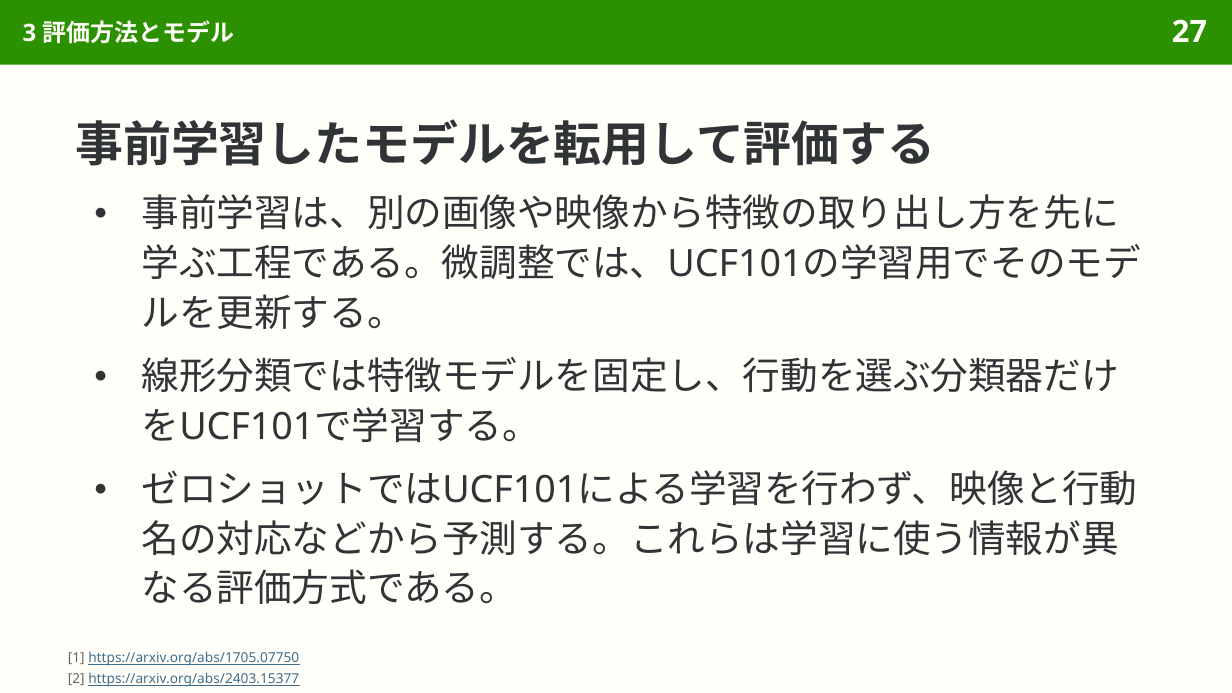
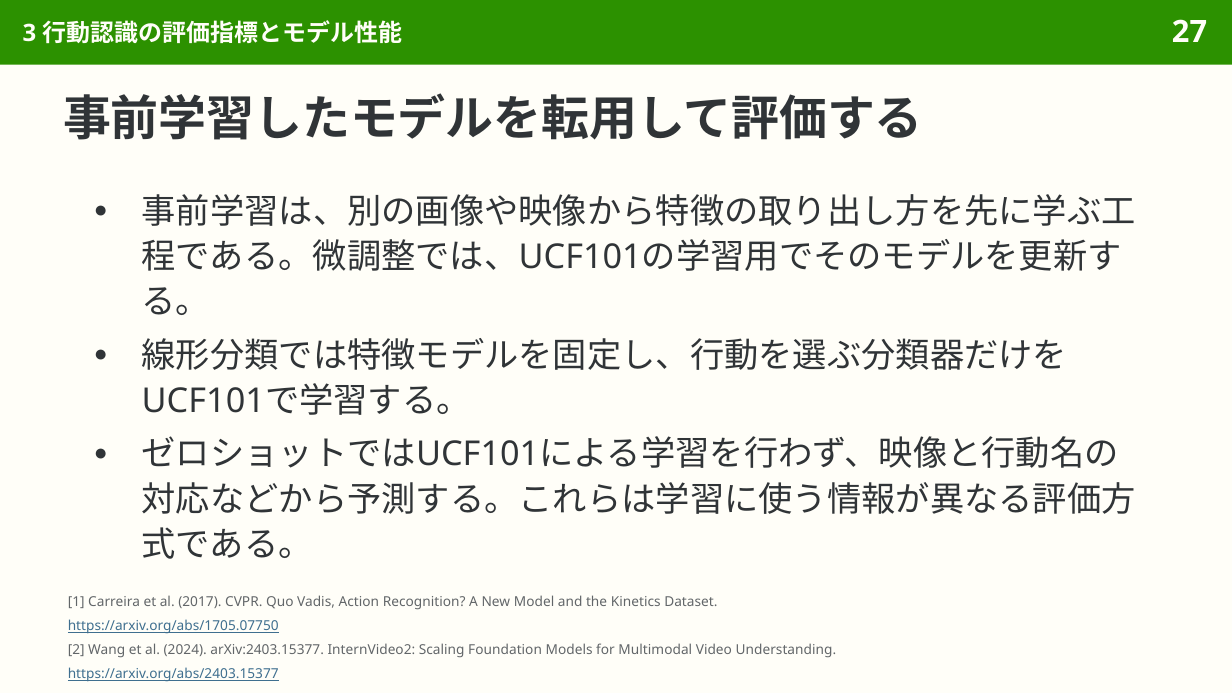
Before and after one commit to sasakiy84/datasets-in-10-minutes, a slide deck: slide 27 of slides/datasets-in-10-minutes-ucf101.pptx. Drawn at 1232x693 pixels with LibreOffice and Linux fonts; fonts in the diff are those of the drawing. Boxes give left, top, right and bottom in pixels: in the first picture for what was removed or moved away, otherwise in the second. Text is boxed around its words. In the diff, an @@ line names an element or a change of style, - is before the commit and + after.

Commit message:
Add FineWeb slides and refine dataset slide content and layout

```diff
--- a/slides/datasets-in-10-minutes-ucf101.pptx
+++ b/slides/datasets-in-10-minutes-ucf101.pptx
@@ title at bbox=[23, 20, 403, 44]: text changed @@
-3 評価方法とモデル
+3 行動認識の評価指標とモデル性能
@@ title "事前学習したモデルを転用して評価する": place and size @@
-title "事前学習したモデルを転用して評価する" at bbox=[75, 119, 935, 166]
+title "事前学習したモデルを転用して評価する" at bbox=[63, 93, 923, 140]
@@ text "事前学習は、別の画像や映像から特徴の取り出し方を先に学ぶ工程である。微調整では、UCF101の学習用でそのモデルを更新す ..." at bbox=[142, 194, 1136, 559]: size 22 to 20 pt; less space between paragraphs @@
@@ text added at bbox=[68, 595, 717, 610], 8 pt, text #626669 @@
+[1] Carreira et al. (2017). CVPR. Quo Vadis, Action Recognition? A New Model and the Kinetics Dataset.
@@ text added at bbox=[68, 619, 279, 634], 8 pt, text #3F6F8F, underline @@
+https://arxiv.org/abs/1705.07750
@@ text added at bbox=[68, 643, 837, 658], 8 pt, text #626669 @@
+[2] Wang et al. (2024). arXiv:2403.15377. InternVideo2: Scaling Foundation Models for Multimodal Video Understanding.
@@ text at bbox=[68, 667, 279, 682]: text changed @@
-[1] https://arxiv.org/abs/1705.07750
-[2] https://arxiv.org/abs/2403.15377
+https://arxiv.org/abs/2403.15377
```
Also in this commit, not shown: 69 other slides changed, 2 slides added, 4 slides removed, 14 other files.
